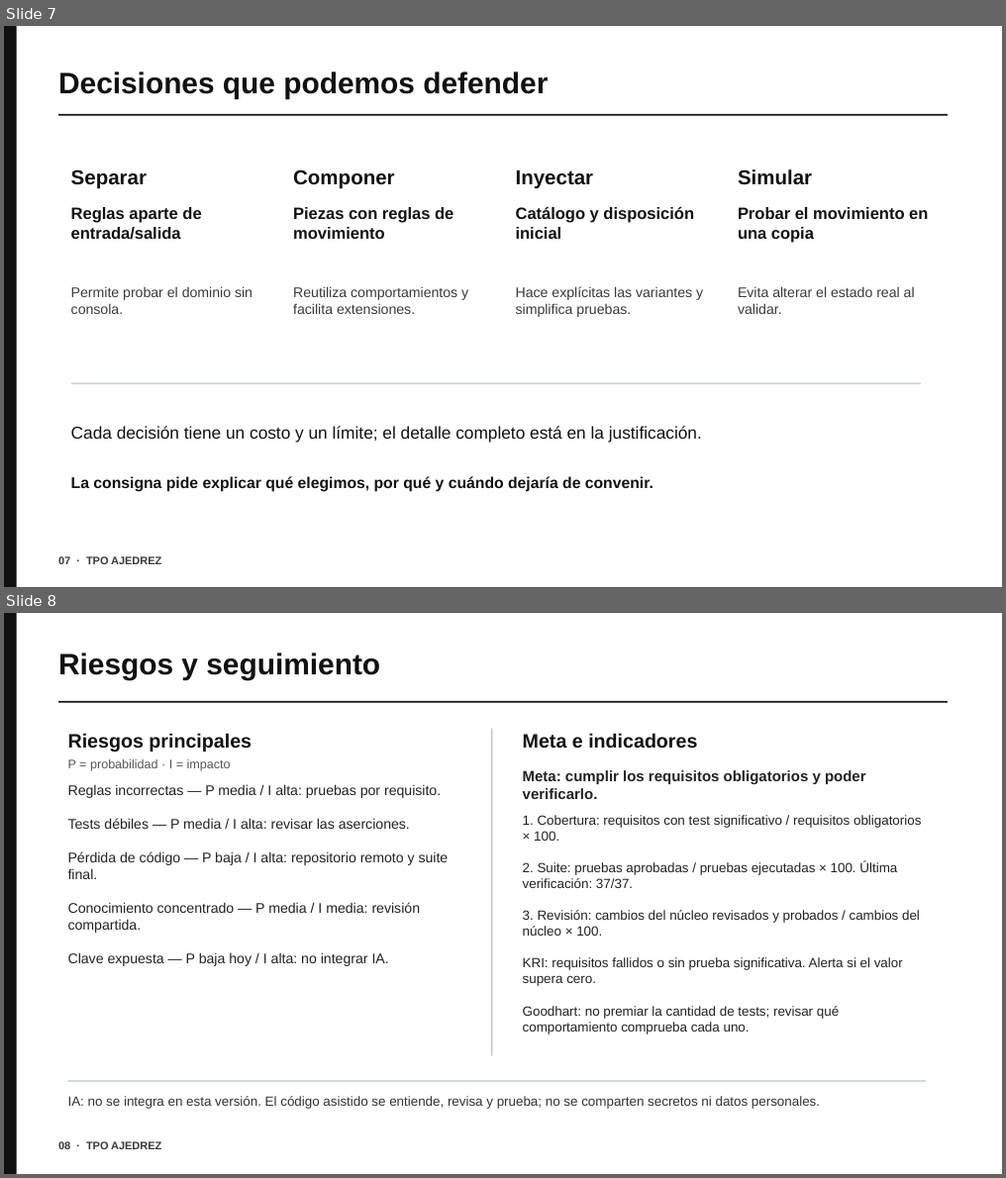
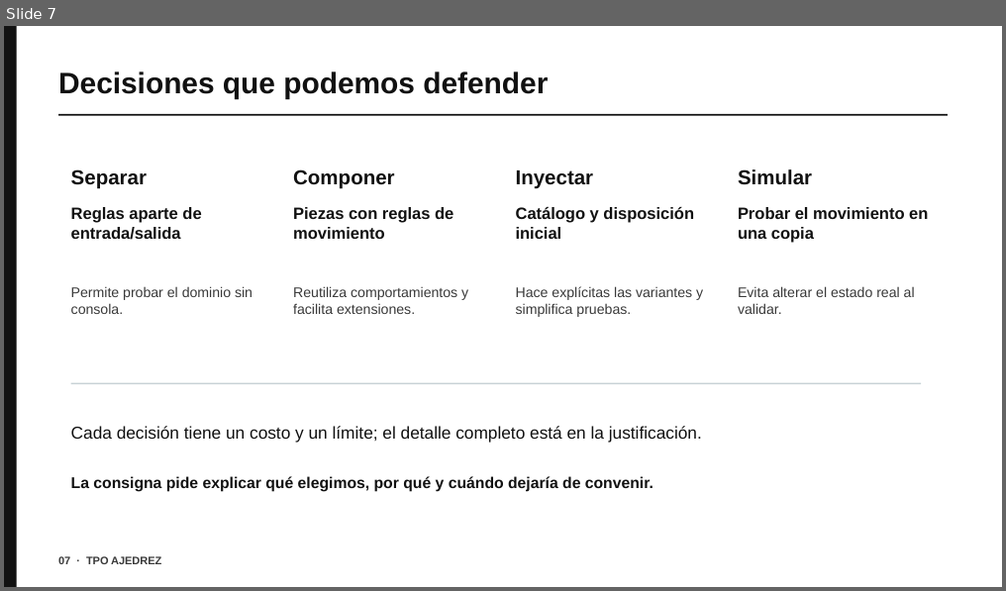
Before and after one commit to nachopalmeri/TPOajedrez, a slide deck: TPO-Ajedrez-2026/docs/presentacion-tpo.pptx. Shown one above the other, each under a label of ours: slides 7 and 8 before the commit, slide 7 after it. The pictures are 1006x1178 and 1006x591 pixels, drawn with LibreOffice and Linux fonts; fonts in the diff are those of the drawing. Boxes give left, top, right and bottom in pixels: in the first picture for what was removed or moved away, otherwise in the second. Text is boxed around its words. In the diff, an @@ line names an element or a change of style, - is before the commit and + after.

```diff
--- a/TPO-Ajedrez-2026/docs/presentacion-tpo.pptx
+++ b/TPO-Ajedrez-2026/docs/presentacion-tpo.pptx
@@ slide 8 removed at <box>4,613,1002,1174</box>, background #FFFFFF @@
@@ rectangle removed at <box>4,613,17,1174</box> @@
@@ text removed at <box>58,653,380,680</box> @@
-Riesgos y seguimiento
@@ rectangle removed at <box>58,701,948,703</box> @@
@@ rectangle removed at <box>491,728,493,1057</box> @@
@@ text removed at <box>68,733,252,752</box> @@
-Riesgos principales
@@ text removed at <box>68,760,231,771</box> @@
-P = probabilidad · I = impacto
@@ text removed at <box>523,733,697,749</box> @@
-Meta e indicadores
@@ text removed at <box>68,784,449,966</box> @@
-Reglas incorrectas — P media / I alta: pruebas por requisito.
-Tests débiles — P media / I alta: revisar las aserciones.
-Pérdida de código — P baja / I alta: repositorio remoto y suite final.
-Conocimiento concentrado — P media / I media: revisión compartida.
-Clave expuesta — P baja hoy / I alta: no integrar IA.
@@ text removed at <box>523,770,866,799</box> @@
-Meta: cumplir los requisitos obligatorios y poder verificarlo.
@@ text removed at <box>523,815,921,1035</box> @@
-1. Cobertura: requisitos con test significativo / requisitos obligatorios × 100.
-2. Suite: pruebas aprobadas / pruebas ejecutadas × 100. Última verificación: 37/37.
-3. Revisión: cambios del núcleo revisados y probados / cambios del núcleo × 100.
-KRI: requisitos fallidos o sin prueba significativa. Alerta si el valor supera cero.
-Goodhart: no premiar la cantidad de tests; revisar qué comportamiento comprueba cada uno.
@@ rectangle removed at <box>67,1081,926,1082</box> @@
@@ text removed at <box>68,1096,820,1109</box> @@
-IA: no se integra en esta versión. El código asistido se entiende, revisa y prueba; no se comparten secretos ni datos personales.
@@ text removed at <box>58,1142,161,1153</box> @@
-08 · TPO AJEDREZ
```
Also in this commit, not shown: 2 slides changed, 2 slides added, 4 other files.
